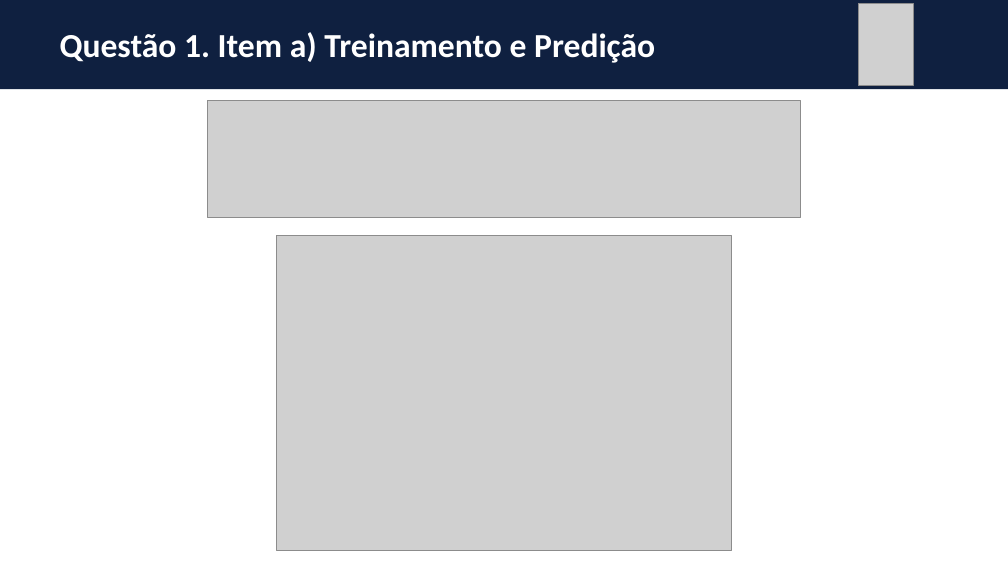
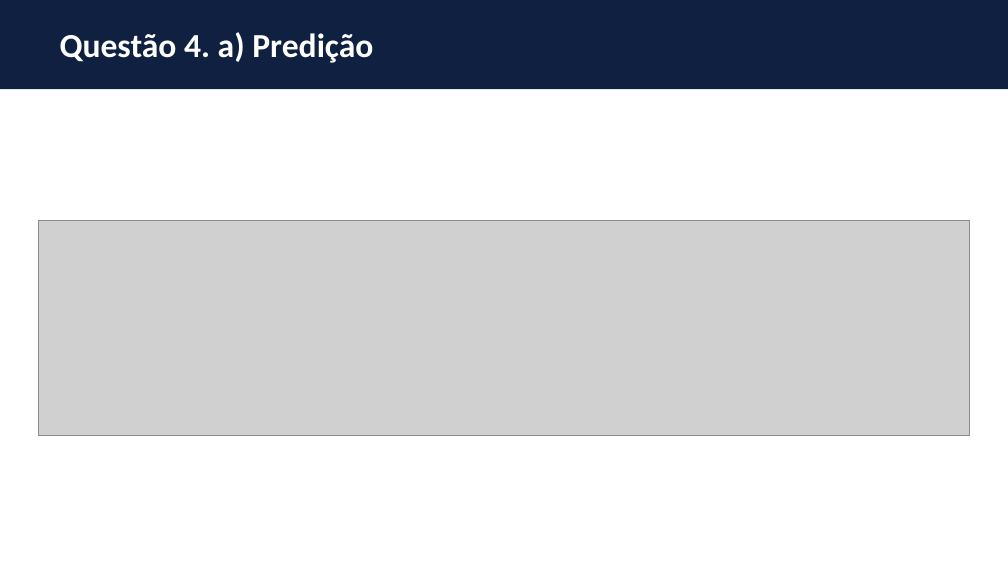
Before and after one commit to thiagoneye/master-deep_learning, a slide deck: slide 21 of DeepLearning/docs/ExerciseList/[DL] Lista de Exercícios - 2025.2 (PPGI).pptx (slide 5 before the commit). Drawn at 1008x567 pixels with LibreOffice and Linux fonts; fonts in the diff are those of the drawing; grey boxes stand for pictures. Boxes give left, top, right and bottom in pixels: in the first picture for what was removed or moved away, otherwise in the second. Text is boxed around its words. In the diff, an @@ line names an element or a change of style, - is before the commit and + after.

```diff
--- a/DeepLearning/docs/ExerciseList/[DL] Lista de Exercícios - 2025.2 (PPGI).pptx
+++ b/DeepLearning/docs/ExerciseList/[DL] Lista de Exercícios - 2025.2 (PPGI).pptx
@@ picture removed at [859,4,913,85] @@
@@ title at [60,32,373,63]: text changed @@
-Questão 1. Item a) Treinamento e Predição
+Questão 4. a) Predição
@@ picture removed at [208,101,801,217] @@
@@ picture added at [39,221,969,436] @@
@@ picture removed at [276,236,732,551] @@
```
Also in this commit, not shown: 16 other slides changed, 11 slides added, 3 slides removed, 2 other files.
